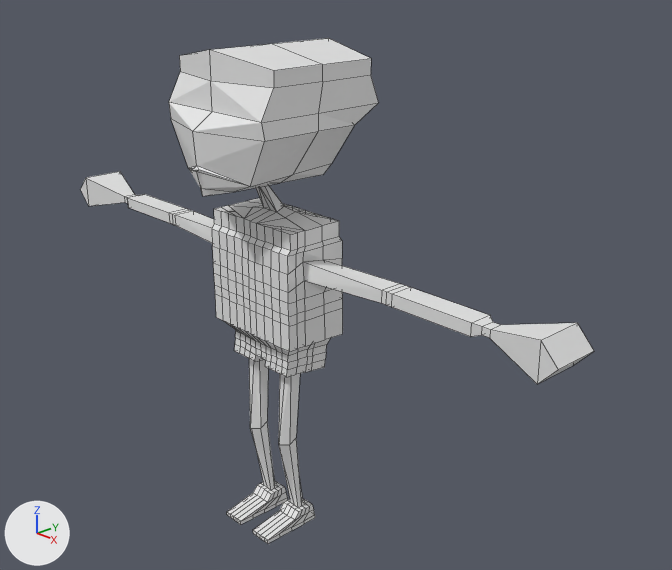
One commit to the Blender file TFCharacter.blend: the scene before it, then after it.
Camera for both pictures: a 50 mm camera at (2.9, -2.38, 2.6) aimed at (0.17, 0.19, 1.18). Every picture has the same lights, and +X, +Y and +Z are marked at lower left. Both versions are drawn at frame 5 of the action 'rig.001Action'; the numbers are the values there. Mesh edges are drawn as thin lines.
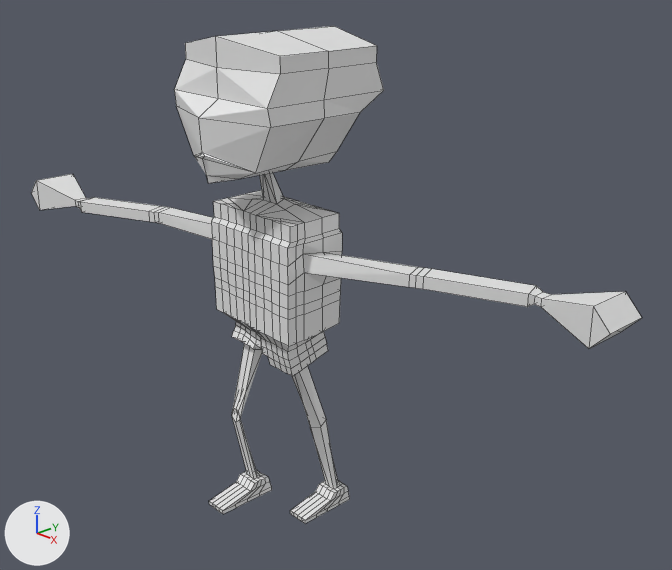
The change in detail:
Bone 'torso' (bone_torso) moves from (0.0, 0.0, -0.033) to (0.0, 0.0, 0.0).
Bone 'shin_tweak.R.001' (bone_shin_tweak_r_001) moves from (0.0, 0.0, 0.0) to (0.0, -0.005, 0.225).
Bone 'neck' (bone_neck) turns from (15, 0, 0) to (0, 0, 0) degrees about its own x, y and z.
Bone 'hand_ik.L' (bone_hand_ik_l) moves from (0.0, 0.0, -0.033) to (0.0, 0.289, 0.0).
Bone 'hand_ik.R' (bone_hand_ik_r) moves from (0.0, 0.0, -0.033) to (0.0, -0.271, 0.0).
Bone 'foot_ik.L' (bone_foot_ik_l) moves from (0.0, 0.0, 0.0) to (0.0, 0.222, 0.0).
Bone 'foot_ik.R' (bone_foot_ik_r) moves from (0.0, 0.0, 0.0) to (0.0, -0.096, 0.102).

Boxes (x1, y1, x2, y2) around the edits, measured in the pictures (672 x 570 px):
'Cube.001', posed (19% wider)
    before: (81, 38, 594, 544)
    after: (31, 26, 642, 524)
